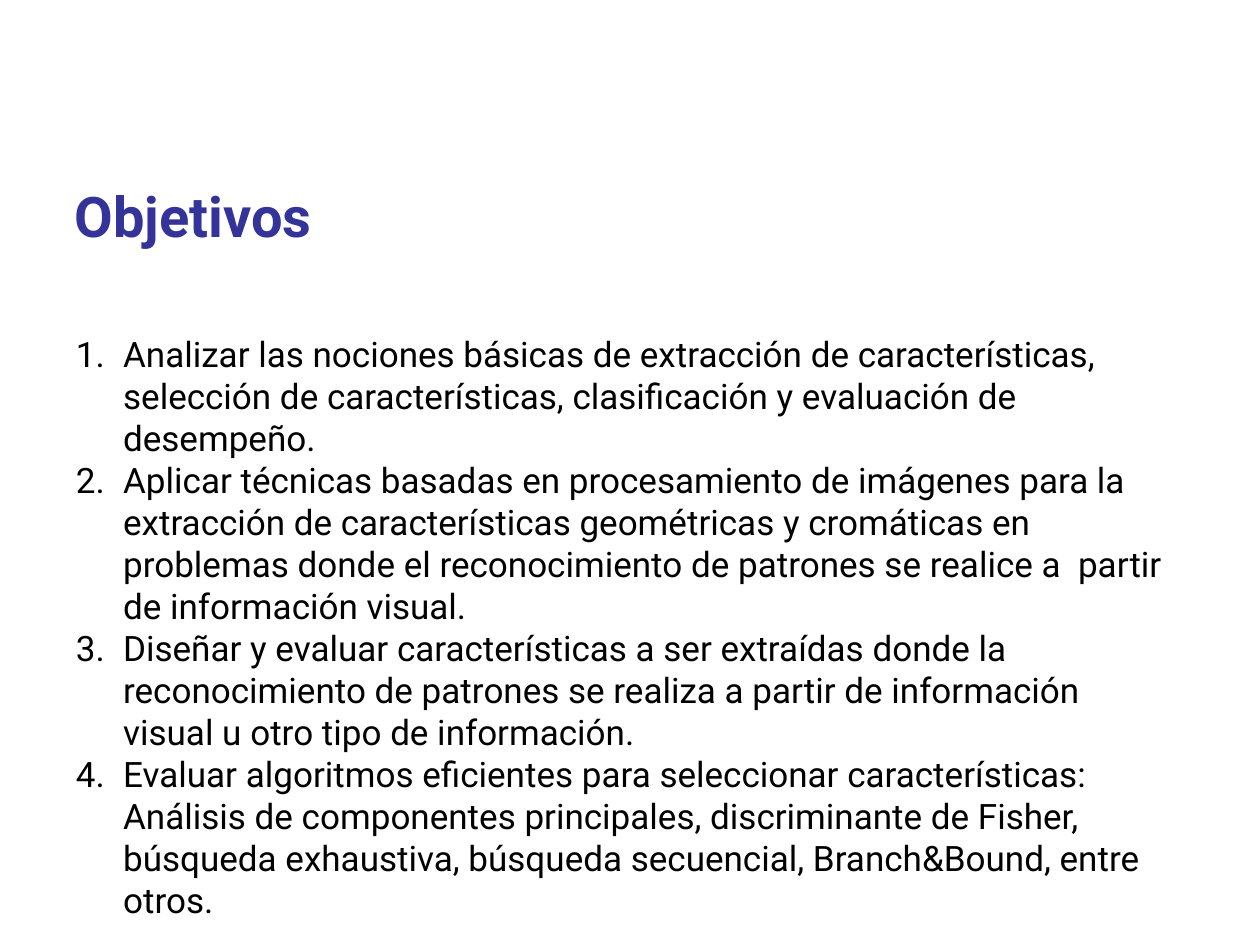
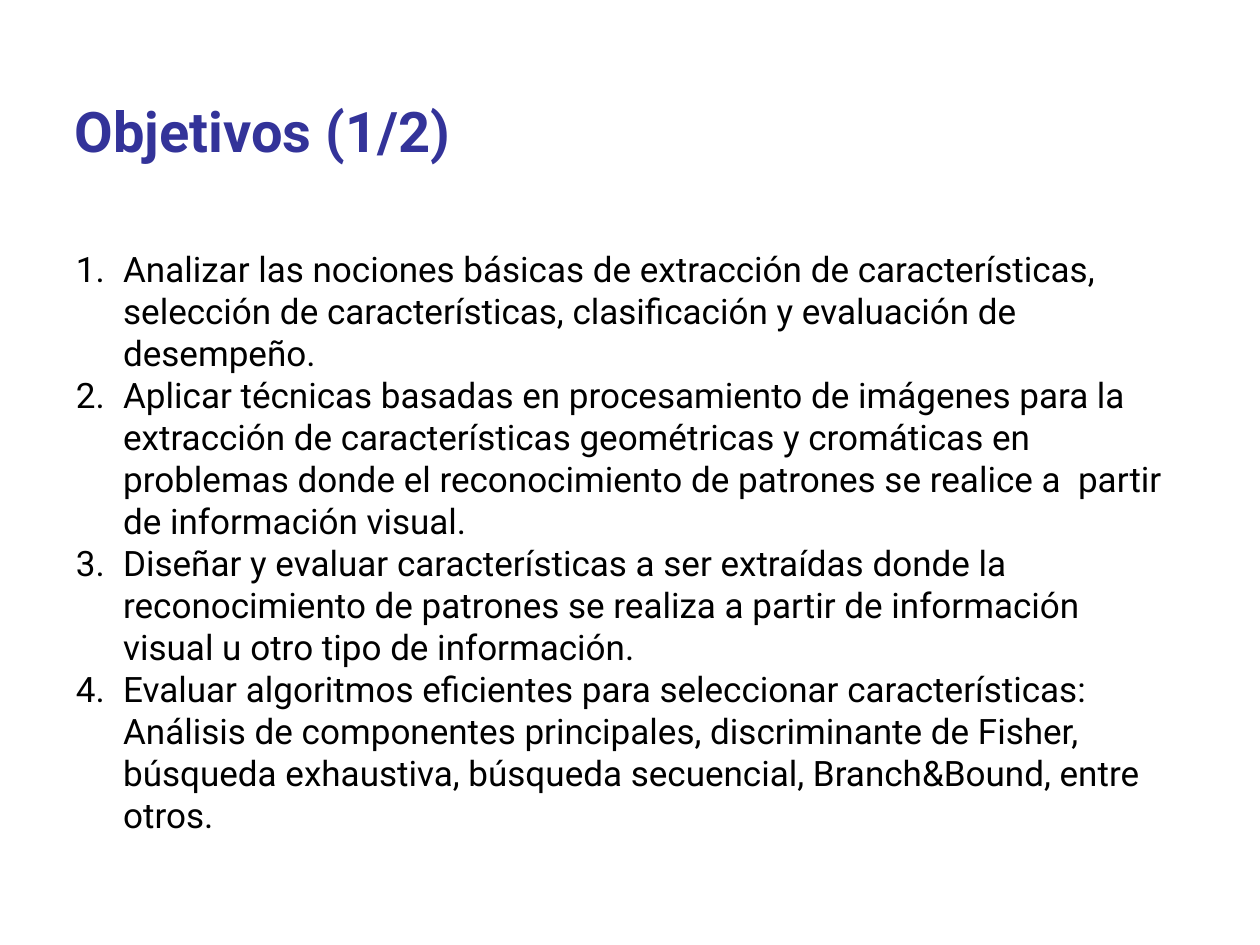
Before and after one commit to domingomery/patrones, a slide deck: slide 7 of clases/Cap00_Lineas_Generales/program/PAT00_Presentacion.pptx. Drawn at 1260x945 pixels with LibreOffice and Linux fonts; fonts in the diff are those of the drawing. Boxes give left, top, right and bottom in pixels: in the first picture for what was removed or moved away, otherwise in the second. Text is boxed around its words. In the diff, an @@ line names an element or a change of style, - is before the commit and + after.

```diff
--- a/clases/Cap00_Lineas_Generales/program/PAT00_Presentacion.pptx
+++ b/clases/Cap00_Lineas_Generales/program/PAT00_Presentacion.pptx
@@ text at (74,108,449,164): text changed @@
-Objetivos
+Objetivos (1/2)
@@ text "Analizar las nociones básicas de ...": place and size @@
-text "Analizar las nociones básicas de ..." at (123,340,1161,914)
+text "Analizar las nociones básicas de ..." at (123,255,1161,829)
```
Also in this commit, not shown: 8 other slides changed, 11 other files.
